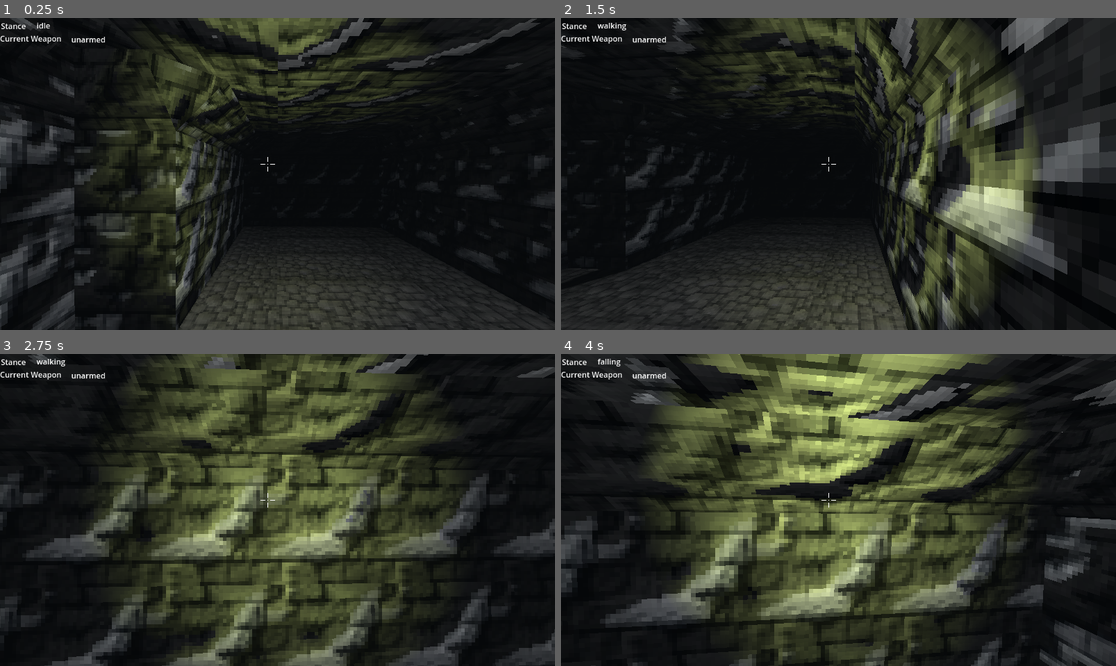
Above: before the commit, frames 1-4 (two rows, left to right).
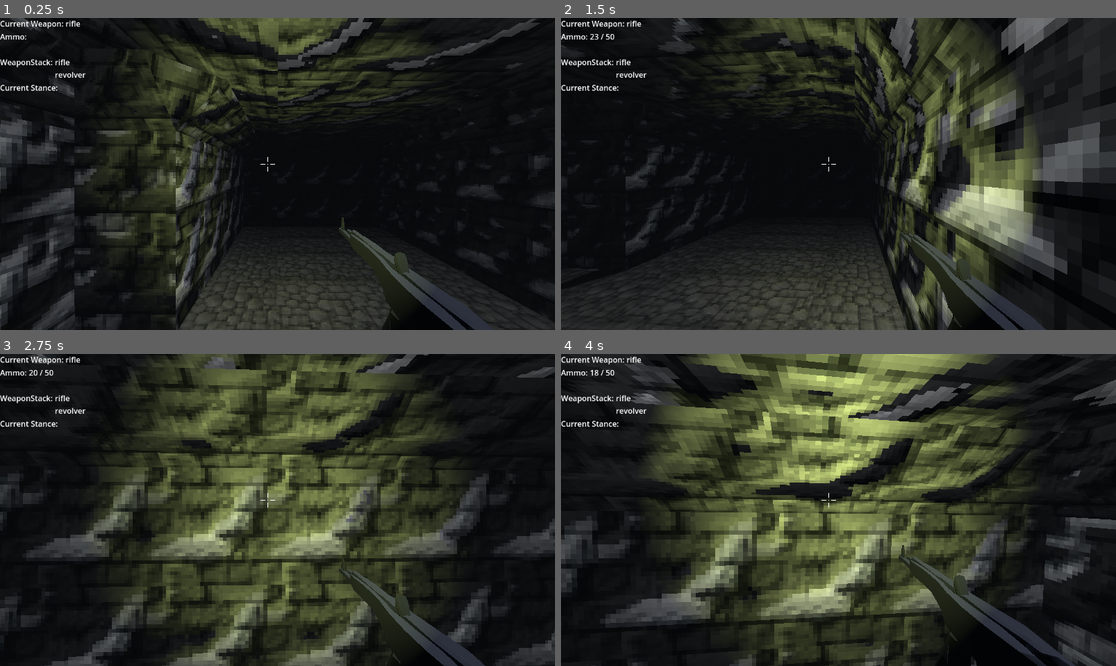
Above: after the commit, the same moments.

Repository: ChrisDelf/godot_3d_test
Game: Godot game, scene res://level/world.tscn
The game is run twice, just before and just after one commit, with the same random seed, the same clock (stepped at 60 frames per second) and the same inputs.
Inputs (mouse positions are in pixels of both pictures, inside the frame that each line leads up to):
- Up to frame 1 (0.25 s): no input
- Up to frame 2 (1.5 s): move the mouse to (866, 174) at 0.52 s; press the mouse at (866, 174) at 0.53 s; hold D (right) 0.53-1.28 s; tap Space (jump) at 0.77 s; move the mouse to (810, 174) at 1.27 s; release the mouse at (810, 174) at 1.28 s; hold S (backward) from 1.28 s (still down); tap Ctrl (crouch) at 1.35 s
- Up to frame 3 (2.75 s): tap Space (jump) at 1.52 s; click (249, 510) at 1.55 s; move the mouse to (288, 503) at 2.02 s; release S (backward) at 2.03 s; press the mouse at (288, 503) at 2.03 s; hold D (right) from 2.03 s (still down); tap W (foward) at 2.1 s
- Up to frame 4 (4 s): move the mouse to (832, 516) at 2.77 s; release the mouse at (832, 516) at 2.78 s; tap Alt (free_look) at 2.85 s; tap Space (jump) at 3.02, 3.77 s; click (832, 516) at 3.05 s; move the mouse to (877, 513) at 3.52 s; release D (right) at 3.53 s; press the mouse at (877, 513) at 3.53 s; hold A (left) from 3.53 s (still down)

The runs differ from the first frame. In frame 1, 2.8% of the frame differs, in the area x 0-89%, y 0-100%; in frame 2, 2.5%; in frame 3, 2.4%; in frame 4, 3.1%, in the area x 0-93%, y 0-100%.
Error before the commit: Invalid access to property or key 'weapon_name' on a base object of type 'Nil'. (res://player/player.gd:97)

Commit message:
getting a basic hud to work

Diff:
--- /dev/null
+++ b/Interface/hud.tscn
@@ -0,0 +1,54 @@
+[gd_scene format=3 uid="uid://l7t7obrt1w36"]
+
+[node name="Hud" type="Control"]
+layout_mode = 3
+anchors_preset = 15
+anchor_right = 1.0
+anchor_bottom = 1.0
+grow_horizontal = 2
+grow_vertical = 2
+
+[node name="VBoxContainer" type="VBoxContainer" parent="."]
+layout_mode = 0
+offset_right = 40.0
+offset_bottom = 40.0
+
+[node name="CurrentWeaponContainer" type="HBoxContainer" parent="VBoxContainer"]
+layout_mode = 2
+
+[node name="Label" type="Label" parent="VBoxContainer/CurrentWeaponContainer"]
+layout_mode = 2
+text = "Current Weapon:"
+
+[node name="CurrentWeapon" type="Label" parent="VBoxContainer/CurrentWeaponContainer"]
+layout_mode = 2
+
+[node name="AmmoContainer" type="HBoxContainer" parent="VBoxContainer"]
+layout_mode = 2
+
+[node name="Label" type="Label" parent="VBoxContainer/AmmoContainer"]
+layout_mode = 2
+text = "Ammo:"
+
+[node name="CurrentAmmo" type="Label" parent="VBoxContainer/AmmoContainer"]
+layout_mode = 2
+
+[node name="WeaponStackContainer" type="HBoxContainer" parent="VBoxContainer"]
+layout_mode = 2
+
+[node name="Label" type="Label" parent="VBoxContainer/WeaponStackContainer"]
+layout_mode = 2
+text = "WeaponStack:"
+
+[node name="WeaponStack" type="Label" parent="VBoxContainer/WeaponStackContainer"]
+layout_mode = 2
+
+[node name="StanceContainer" type="HBoxContainer" parent="VBoxContainer"]
+layout_mode = 2
+
+[node name="Label" type="Label" parent="VBoxContainer/StanceContainer"]
+layout_mode = 2
+text = "Current Stance:"
+
+[node name="PlayerStance" type="Label" parent="VBoxContainer/StanceContainer"]
+layout_mode = 2
--- a/Interface/user_interface.tscn
+++ b/Interface/user_interface.tscn
@@ -2,7 +2,7 @@
 
 [ext_resource type="Script" path="res://Reticle.gd" id="1_2f0q0"]
 
-[node name="UserInterface" type="Node"]
+[node name="CrossHair" type="Node"]
 
 [node name="Control" type="Control" parent="."]
 layout_mode = 3
--- a/Pistol.gd
+++ b/Pistol.gd
@@ -1,18 +1 @@
 extends WeaponParent
-
-var active_weapon: bool = false
-var ammo_in_mag: int = 15
-var can_fire: bool = true
-
-func _process(delta):
-	if active_weapon:
-		if Input.is_action_just_pressed("reload"):
-			if can_fire:
-				reload()
-	if Input.is_action_just_pressed("fire"):
-		if can_fire:
-			if ammo_in_mag > 0:
-				print("fire")
-				ammo_in_mag -= 1
-			else:
-				reload()
--- a/Weapon.gd
+++ b/Weapon.gd
@@ -17,3 +17,55 @@
 @export var max_ammo: int
 
 @export var auto_fire: bool
+@export var can_fire: bool
+
+@onready var animation_player = $"../../AnimationPlayer"
+
+func _ready():
+	can_fire = true
+
+
+
+
+func _process(_delta):
+	if Globals.current_weapon == weapon_name:
+		if Input.is_action_pressed("reload"):
+			if can_fire:
+				print("reload")
+
+		if Input.is_action_pressed("primary action"):
+			if can_fire:
+				print(current_ammo)
+				if current_ammo > 0:
+					fire()
+				else:
+					reload()
+
+func reload():
+	can_fire = false
+
+	var reload_amount = reserve_ammo - current_ammo
+	#checking to see if we have enough ammo
+	if reserve_ammo > reload_amount:
+		reserve_ammo -= reload_amount
+		current_ammo = magazine
+	else:
+		if reserve_ammo == 0:
+			print("no ammo left")
+			can_fire= true
+			return
+
+		else:
+			current_ammo = reserve_ammo
+			current_ammo = 0
+
+func fire():
+	if !animation_player.is_playing():
+		can_fire = false
+		animation_player.play(hip_fire)
+		current_ammo -= 1
+		var ammo_list = []
+		ammo_list.append(current_ammo)
+		ammo_list.append(reserve_ammo)
+		Globals.ammo_list = ammo_list
+		print("ammo in gun: ", current_ammo)
--- a/globals/globals.gd
+++ b/globals/globals.gd
@@ -13,3 +13,14 @@
 	set(value):
 		current_weapon = value
 		stat_change.emit()
+		emit_signal("stat_change")
+var weapon_stack: = []:
+	set(value):
+		weapon_stack = value
+		stat_change.emit()
+		emit_signal("stat_change")
+var ammo_list: = []:
+	set(value):
+		ammo_list = value
+		stat_change.emit()
+		emit_signal("stat_change")
--- /dev/null
+++ b/player/HUD.gd
@@ -0,0 +1,34 @@
+extends CanvasLayer
+
+@onready var current_weapon_label = $Hud/VBoxContainer/CurrentWeaponContainer/CurrentWeapon
+@onready var current_ammo = $Hud/VBoxContainer/AmmoContainer/CurrentAmmo
+@onready var current_weapon_stack = $Hud/VBoxContainer/WeaponStackContainer/WeaponStack
+@onready var current_player_stance = $Hud/VBoxContainer/StanceContainer/PlayerStance
+
+func _ready():
+	current_weapon_label.text = Globals.current_weapon
+
+	var ammo = Globals.ammo_list
+	print(ammo)
+	if len(ammo) != 0:
+		current_ammo.set_text(str(ammo[0])+ " / "+ str(ammo[1]))
+
+	var weapon_stack = Globals.weapon_stack
+
+	current_weapon_stack.set_text("")
+	for weapon in weapon_stack:
+		current_weapon_stack.text += "\n" + weapon
+
+func _process(_delta):
+	current_weapon_label.text = Globals.current_weapon
+
+	var ammo = Globals.ammo_list
+	print(ammo)
+	if len(ammo) != 0:
+		current_ammo.set_text(str(ammo[0])+ " / "+ str(ammo[1]))
+
+	var weapon_stack = Globals.weapon_stack
+
+	current_weapon_stack.set_text("")
+	for weapon in weapon_stack:
+		current_weapon_stack.text += "\n" + weapon
--- a/player/WeaponHolder.gd
+++ b/player/WeaponHolder.gd
@@ -8,7 +8,6 @@
 var weapon_list = {}
 var next_weapon: String
 
-signal weapon_swap(param1: String)
 
 @export var _weapon_resources: Array[Node3D]
 
@@ -35,10 +34,12 @@
 		weapon_stack.push_back(i) # string reference to our start weapons
 
 	current_weapon = weapon_list[weapon_stack[0]]
+	Globals.weapon_stack = weapon_stack
 	enter()
 
 func enter():
 	animation_player.queue(current_weapon.activate_anim)
+	Globals.current_weapon = current_weapon.weapon_name
 
 
 func exit(_next_weapon: String):
@@ -46,13 +47,11 @@
 	if _next_weapon != current_weapon.weapon_name:
 		if animation_player.get_current_animation() != current_weapon.deactivate_anim:
 			animation_player.play(current_weapon.deactivate_anim)
-
 			next_weapon = _next_weapon
 
 func change_weapon(weapon_name: String):
 	current_weapon = weapon_list[weapon_name]
-	weapon_swap.emit(current_weapon)
-	Globals.current_weapon = current_weapon.weapon_name
+
 	next_weapon = ""
 	enter()
 
--- a/player/player.gd
+++ b/player/player.gd
@@ -46,9 +46,6 @@
 var current_weapon: Node = null
 
 
-
-
-
 @onready var standing_collision_shape = $StandingCollisionShape
 @onready var crouching_collision_shape = $CrouchingCollisionShape
 @onready var eyes = $Neck/Head/Eyes
@@ -58,7 +55,7 @@
 @onready var head_lamp = $Neck/Head/SpotLight3D
 @onready var ray_cast_3d = $RayCast3D
 @onready var animation_player = $Neck/Head/Eyes/AnimationPlayer
-@onready var crosshair = $Neck/Head/Eyes/Camera3D/UserInterface
+@onready var crosshair = $Neck/Head/Eyes/Camera3D/CanvasLayer/UserInterface
 
 func _ready():
 	Input.set_mouse_mode(Input.MOUSE_MODE_CAPTURED)
@@ -90,14 +87,6 @@
 			head.rotation.x = clamp(head.rotation.x, deg_to_rad(-75), deg_to_rad(75))
 
 
-
-
-func _process(_delta):
-	if Input.is_action_pressed("primary action"):
-		if current_weapon.weapon_name == "rifle":
-			animation_player.play("rifle_shoot")
-		if current_weapon.weapon_name == "revolver":
-			animation_player.play("revolver_shoot")
 
 
 func _physics_process(delta):
--- a/player/player.tscn
+++ b/player/player.tscn
@@ -6,7 +6,8 @@
 [ext_resource type="PackedScene" uid="uid://brsibbboo0eli" path="res://weapons/revolver.tscn" id="3_hkh63"]
 [ext_resource type="PackedScene" uid="uid://3ullycelqk7b" path="res://Interface/user_interface.tscn" id="5_hpnna"]
 [ext_resource type="Script" path="res://player/IdlePlayerState.gd" id="5_j8ths"]
-[ext_resource type="Script" path="res://player/TestControl.gd" id="6_fywqy"]
+[ext_resource type="Script" path="res://player/HUD.gd" id="5_p0uaf"]
+[ext_resource type="PackedScene" uid="uid://l7t7obrt1w36" path="res://Interface/hud.tscn" id="7_vwyhi"]
 
 [sub_resource type="StandardMaterial3D" id="StandardMaterial3D_jbcfd"]
 albedo_color = Color(0.8, 0.129412, 0.0352941, 1)
@@ -496,7 +497,7 @@
 
 [sub_resource type="Animation" id="Animation_7d14k"]
 resource_name = "rifle_shoot"
-length = 0.3
+length = 0.2
 tracks/0/type = "value"
 tracks/0/imported = false
 tracks/0/enabled = true
@@ -532,6 +533,18 @@
 "transitions": PackedFloat32Array(1, 1, 1),
 "update": 0,
 "values": [Vector3(0, -1.5708, 0), Vector3(-6.92711e-07, -1.5708, -0.192545), Vector3(0, -1.5708, 0)]
+}
+tracks/3/type = "value"
+tracks/3/imported = false
+tracks/3/enabled = true
+tracks/3/path = NodePath("WeaponHolder/rifle:can_fire")
+tracks/3/interp = 1
+tracks/3/loop_wrap = true
+tracks/3/keys = {
+"times": PackedFloat32Array(0.2),
+"transitions": PackedFloat32Array(1),
+"update": 1,
+"values": [true]
 }
 
 [sub_resource type="Animation" id="Animation_j0ysx"]
@@ -688,29 +701,38 @@
 _start_weapons = Array[String](["rifle", "revolver"])
 
 [node name="revolver" parent="Neck/Head/Eyes/WeaponHolder" instance=ExtResource("3_hkh63")]
-transform = Transform3D(-3.61703e-06, 1.46253e-07, 0.999999, 0.0420326, 0.999114, 5.90962e-09, -0.999115, 0.0420326, -3.61999e-06, 0.524786, 0.00967813, -0.429977)
+transform = Transform3D(-3.61703e-06, 1.46253e-07, 0.999999, 0.0420326, 0.999114, 5.90954e-09, -0.999115, 0.0420326, -3.61999e-06, 0.524786, 0.00967813, -0.429977)
 visible = false
 activate_anim = "revolver_activate"
 deactivate_anim = "revolver_deactivate"
+current_ammo = 6
+reserve_ammo = 12
+magazine = 6
 
 [node name="rifle" parent="Neck/Head/Eyes/WeaponHolder" instance=ExtResource("2_5e6iy")]
 transform = Transform3D(-3.61999e-06, 0, -0.999999, 0, 0.999998, 0, 0.999999, 0, -3.61999e-06, 0.392272, -0.36928, -1.24942)
-visible = false
 weapon_name = "rifle"
 activate_anim = "rifle_activate"
-hip_fire = "rifle_hip_fire"
+hip_fire = "rifle_shoot"
 reload_anim = "rifle_reload"
 deactivate_anim = "rifle_deactivate"
 run_animation = "rifle_run"
 walk_animation = "rifle_walk"
 current_ammo = 25
+reserve_ammo = 50
 magazine = 25
 max_ammo = 100
+can_fire = true
 
 [node name="Camera3D" type="Camera3D" parent="Neck/Head/Eyes"]
 transform = Transform3D(1, 0, 0, 0, 1, 0, 0, 0, 1, 0, -0.138086, -0.458703)
 
-[node name="UserInterface" parent="Neck/Head/Eyes/Camera3D" instance=ExtResource("5_hpnna")]
+[node name="CanvasLayer" type="CanvasLayer" parent="Neck/Head/Eyes/Camera3D"]
+script = ExtResource("5_p0uaf")
+
+[node name="Hud" parent="Neck/Head/Eyes/Camera3D/CanvasLayer" instance=ExtResource("7_vwyhi")]
+
+[node name="UserInterface" parent="Neck/Head/Eyes/Camera3D/CanvasLayer" instance=ExtResource("5_hpnna")]
 
 [node name="AnimationPlayer" type="AnimationPlayer" parent="Neck/Head/Eyes"]
 libraries = {
@@ -734,42 +756,5 @@
 
 [node name="WalkingPlayerState" type="Node" parent="PlayerStateMachine"]
 
-[node name="TestControl" type="Control" parent="."]
-layout_mode = 3
-anchors_preset = 0
-offset_right = 527.0
-offset_bottom = 364.0
-script = ExtResource("6_fywqy")
-
-[node name="StanceLabel" type="Label" parent="TestControl"]
-layout_mode = 0
-offset_left = 2.0
-offset_top = 5.0
-offset_right = 523.0
-offset_bottom = 127.0
-text = "Stance"
-
-[node name="StanceText" type="Label" parent="TestControl"]
-layout_mode = 0
-offset_left = 76.0
-offset_top = 4.0
-offset_right = 207.0
-offset_bottom = 49.0
-
-[node name="WeaponText" type="Label" parent="TestControl"]
-layout_mode = 0
-offset_left = 148.0
-offset_top = 33.0
-offset_right = 263.0
-offset_bottom = 56.0
-
-[node name="WeaponLabel" type="Label" parent="TestControl"]
-layout_mode = 0
-offset_top = 31.0
-offset_right = 128.0
-offset_bottom = 54.0
-text = "Current Weapon"
-
-[connection signal="weapon_swap" from="Neck/Head/Eyes/WeaponHolder" to="." method="_on_weapon_holder_weapon_swap"]
 [connection signal="animation_finished" from="Neck/Head/Eyes/AnimationPlayer" to="Neck/Head/Eyes/WeaponHolder" method="_on_animation_player_animation_finished"]
 [connection signal="timeout" from="Timers/SlideCooldown" to="." method="_on_slide_cooldown_timeout"]
--- a/player/state.gd
+++ b/player/state.gd
@@ -10,8 +10,8 @@
 func exit() -> void:
 	pass
 
-func update(delta: float) -> void:
+func update(_delta: float) -> void:
 	pass
 
-func physics_process(delta: float) -> void:
+func physics_process(_delta: float) -> void:
 	pass
--- a/weapons/rifle.gd
+++ b/weapons/rifle.gd
@@ -1,43 +1 @@
 extends WeaponParent
-
-@onready var can_fire = true
-@onready var active_weapon = true
-
-
-func _proccess(delta):
-	if active_weapon:
-		if Input.is_action_just_pressed("reload"):
-			if can_fire:
-				print("reload")
-
-		if Input.is_action_just_pressed("primary action"):
-			if can_fire:
-				if current_ammo > 0:
-					print("fire")
-				else:
-					print("reload")
-
-func reload():
-	can_fire = false
-
-	var reload_amount = reserve_ammo - current_ammo
-	#checking to see if we have enough ammo
-	if reserve_ammo > reload_amount:
-		reserve_ammo -= reload_amount
-		current_ammo = magazine
-	else:
-		if reserve_ammo == 0:
-			print("no ammo left")
-			can_fire= true
-			return
-
-		else:
-			current_ammo = reserve_ammo
-			current_ammo = 0
-
-
-
-func fire():
-	can_fire = false
-	current_ammo -= 1
-	print("ammo in gun: ", current_ammo)
Not shown: 1 places in player/player.tscn that only renumber resources
Not shown: 8 places in tileset.tres that only renumber resources
